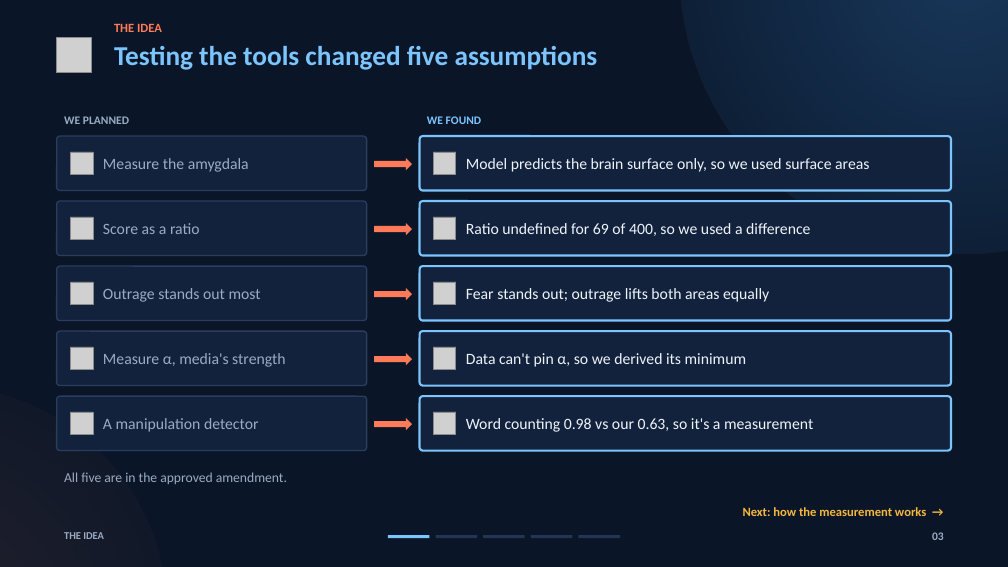
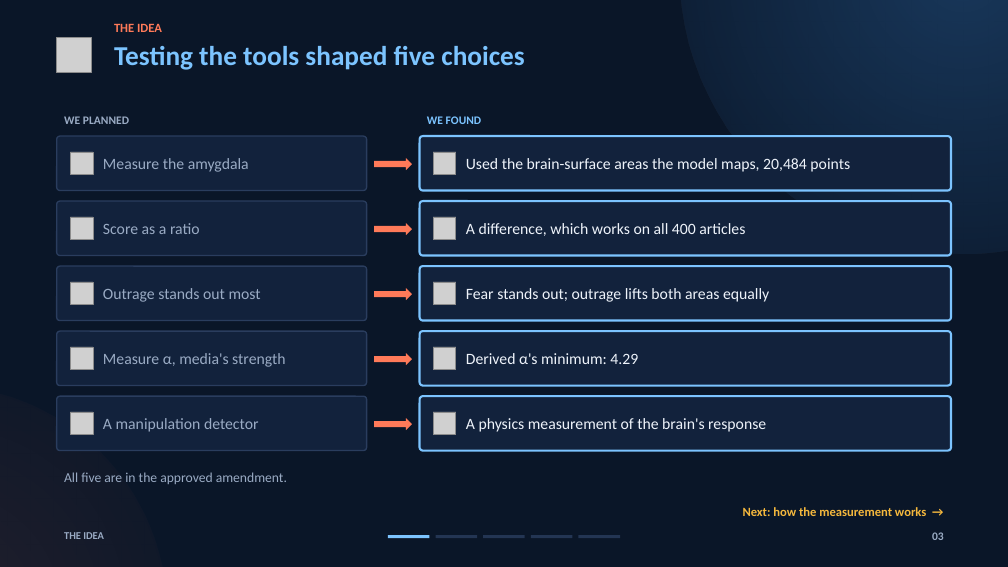
Before and after one commit to brn-mwai/monarch, a slide deck: slide 3 of docs/defence/Monarch_Defence_Deck_Script.pptx. Drawn at 1008x567 pixels with LibreOffice and Linux fonts; fonts in the diff are those of the drawing; grey boxes stand for pictures. Boxes give left, top, right and bottom in pixels: in the first picture for what was removed or moved away, otherwise in the second. Text is boxed around its words. In the diff, an @@ line names an element or a change of style, - is before the commit and + after.

```diff
--- a/docs/defence/Monarch_Defence_Deck_Script.pptx
+++ b/docs/defence/Monarch_Defence_Deck_Script.pptx
@@ text at bbox=[114, 46, 524, 70]: text changed @@
-Testing the tools changed five assumptions
+Testing the tools shaped five choices
@@ text in rounded rectangle at bbox=[466, 158, 850, 172]: text changed @@
-Model predicts the brain surface only, so we used surface areas
+Used the brain-surface areas the model maps, 20,484 points
@@ text in rounded rectangle at bbox=[466, 223, 745, 236]: text changed @@
-Ratio undefined for 69 of 400, so we used a difference
+A difference, which works on all 400 articles
@@ text in rounded rectangle at bbox=[466, 353, 638, 364]: text changed @@
-Data can't pin α, so we derived its minimum
+Derived α's minimum: 4.29
@@ text in rounded rectangle at bbox=[466, 418, 766, 432]: text changed @@
-Word counting 0.98 vs our 0.63, so it's a measurement
+A physics measurement of the brain's response
```
Also in this commit, not shown: 6 other slides changed, 46 other files.
